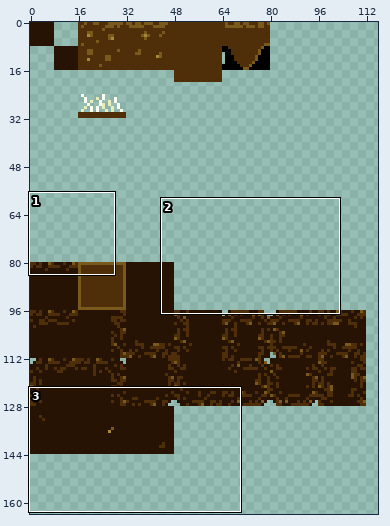
A sprite sheet gets an edit: assets/tileset.png. Above: a wide view before the commit, with the close-up outlined.
Close-up. Old version:
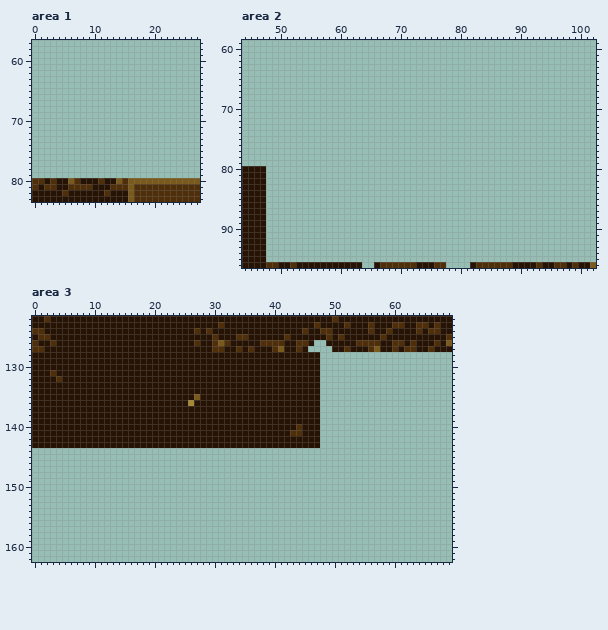
The file is 320x320 pixels. Shown: area 1: x 0..27, y 57..83; area 2: x 44..102, y 59..96; area 3: x 0..69, y 122..162. The wide view leaves out empty margins.
And afterwards:
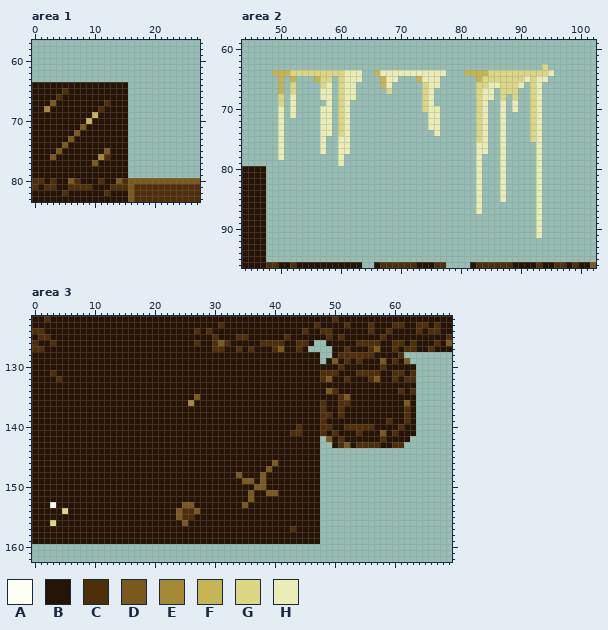
Palette (. is transparent): A #fdfff2  B #261303  C #4f2f09  D #7a591c  E #a58935  F #c6b555  G #dbd785  H #eaedb6
Change:
Changed rows in their new state; - is an unchanged pixel.
Area 1:
first column x 0:
64 BBBBBBBBBBBBBBBB
65 BBBBBCBBBBBBBBBB
66 BBBBCBBBBBBBBBBB
67 BBBDBBBBBBBBCBBB
68 BBEBBBBBBBBCBBBB
69 BBBBBBBBBBFBBBBB
70 BBBBBBBBBFBBBBBB
71 BBBBBBBBDBBBBBBB
72 BBBBBBBDBBBBBBBB
73 BBBBBBDBBBBBBBBB
74 BBBBBDBBBBBBBBBB
75 BBBBDBBBBBBBDBBB
76 BBBDBBBBBBBECBBB
77 BBBBBBBBBBDBBBBB
78 BBBBBBBBBBBBBBBB
79 BBBBBBBBBBBBBBBB
Area 2:
first column x 49:
63 ---------------------------------------------G-
64 FFFGGGGGGGGGHHH--FHHHHHHHHHHH---FFFFGGGGGGGGGGH
65 -F-F---FGG-GHHH---FHH---FHHH------FGGGGGGGHGHH-
66 -F-G----GH-GHH----FH-----GHH------GGHHGGGH-GH--
67 -F-G----HH-GHH-----G-----GH-------GHH-GGG--GH--
68 -G-H----HH-GHH-----------GH-------GHH-G-G--GH--
69 -G-H-----H-GH------------GH-------GH--H-H--GH--
70 -H-H----HH-GH------------GHH------GH--H-H--GH--
71 -H-H----HH-GH-------------HH------GH--H----GH--
72 -H------HH-GH-------------HH------GH--H----GH--
73 -H------HH-GH-------------HH------GH--H----GH--
74 -H------HH-GH--------------H------GH--H----GH--
75 -H------H--HH---------------------GH--H----GH--
76 -H------H--HH---------------------HH--H-----H--
77 -H------H--HH---------------------HH--H-----H--
78 -H---------H----------------------H---H-----H--
79 -----------H----------------------H---H-----H--
80 ----------------------------------H---H-----H--
81 ----------------------------------H---H-----H--
82 ----------------------------------H---H-----H--
83 ----------------------------------H---H-----H--
84 ----------------------------------H---H-----H--
85 ----------------------------------H---H-----H--
86 ----------------------------------H---------H--
87 ----------------------------------H---------H--
88 --------------------------------------------H--
89 --------------------------------------------H--
90 --------------------------------------------H--
91 --------------------------------------------H--
Area 3:
first column x 0:
128 --------------------------------------------------BCCCCCCBBBBC--
129 -------------------------------------------------BDBCBCBBBDBCBD-
130 ------------------------------------------------BBBCBBBBBBCBBBBB
131 ------------------------------------------------CCCBBBCCCCBBCCBC
132 ------------------------------------------------CDBBCBBBCDBBCBCC
133 ------------------------------------------------BBBBBBBBBBBBBBBB
134 ------------------------------------------------BDCBBBBBBBBBBCBC
135 ------------------------------------------------BBBCDBBBBBBBBBBB
136 ------------------------------------------------CBBCCBBBBBBBBBDB
137 ------------------------------------------------CBBCBBBBBBBBBBCB
138 ------------------------------------------------CCBCBBBBBBBBBBCB
139 ------------------------------------------------CBBBBBBBBBBCBBCB
140 ------------------------------------------------CCBBCCCCCBBBBCBB
141 ------------------------------------------------CBCBBBCBBBDBCBBB
142 -------------------------------------------------DBCBBBBBBCBBBB-
143 --------------------------------------------------BCDBCCCCBBCC--
144 BBBBBBBBBBBBBBBBBBBBBBBBBBBBBBBBBBBBBBBBBBBBBBBB----------------
145 BBBBBBBBBBBBBBBBBBBBBBBBBBBBBBBBBBBBBBBBBBBBBBBB----------------
146 BBBBBBBBBBBBBBBBBBBBBBBBBBBBBBBBBBBBBBBBDBBBBBBB----------------
147 BBBBBBBBBBBBBBBBBBBBBBBBBBBBBBBBBBBBBBBDBBBBBBBB----------------
148 BBBBBBBBBBBBBBBBBBBBBBBBBBBBBBBBBBDBBBDBBBBBBBBB----------------
149 BBBBBBBBBBBBBBBBBBBBBBBBBBBBBBBBBBBDDBDBBBBBBBBB----------------
150 BBBBBBBBBBBBBBBBBBBBBBBBBBBBBBBBBBBBBDDBBBBBBBBB----------------
151 BBBBBBBBBBBBBBBBBBBBBBBBBBBBBBBBBBBBDBBDDBBBBBBB----------------
152 BBBBBBBBBBBBBBBBBBBBBBBBBBBBBBBBBBBBDBBBBBBBBBBB----------------
153 BBBABBBBBBBBBBBBBBBBBBBBBDDBBBBBBBBDBBBBBBBBBBBB----------------
154 BBBBBGBBBBBBBBBBBBBBBBBBDCCDBBBBBBBBBBBBBBBBBBBB----------------
155 BBBBBBBBBBBBBBBBBBBBBBBBDCCBBBBBBBBBBBBBBBBBBBBB----------------
156 BBBGBBBBBBBBBBBBBBBBBBBBBDBBBBBBBBBBBBBBBBBBBBBB----------------
157 BBBBBBBBBBBBBBBBBBBBBBBBBBBBBBBBBBBBBBBBBBBCBBBB----------------
158 BBBBBBBBBBBBBBBBBBBBBBBBBBBBBBBBBBBBBBBBBBBBBBBB----------------
159 BBBBBBBBBBBBBBBBBBBBBBBBBBBBBBBBBBBBBBBBBBBBBBBB----------------
Pixel boxes of the changes (left, top, right, bottom) in both close-ups:
added: (32, 82, 128, 178)
added: (272, 64, 554, 238)
added: (32, 352, 416, 544)
